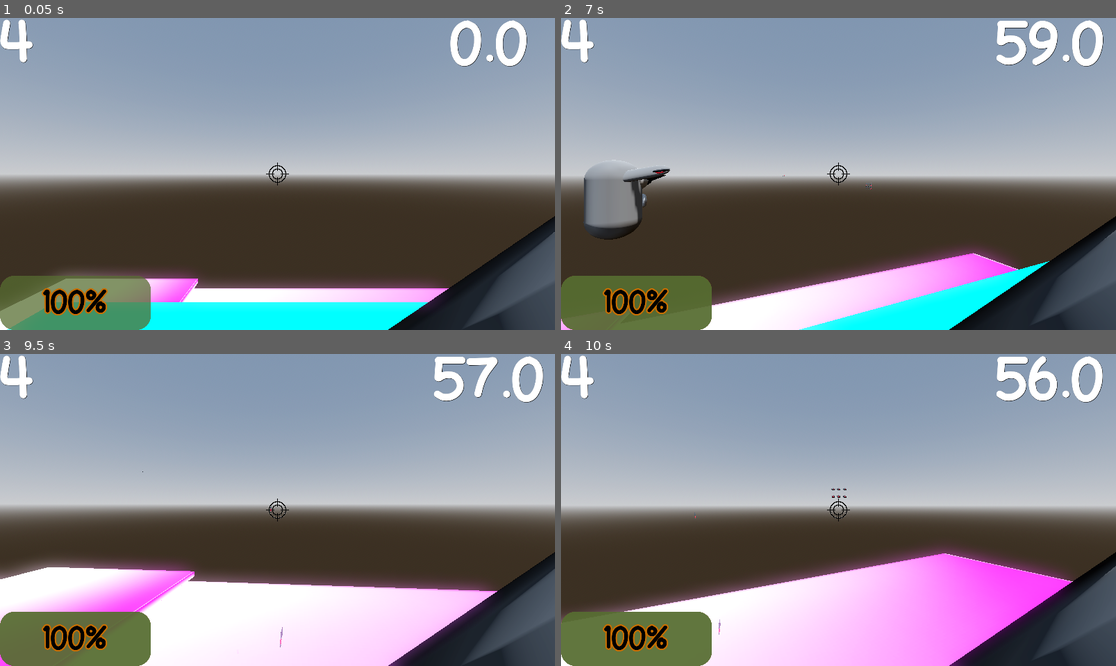
Above: before the commit, frames 1-4 (two rows, left to right).
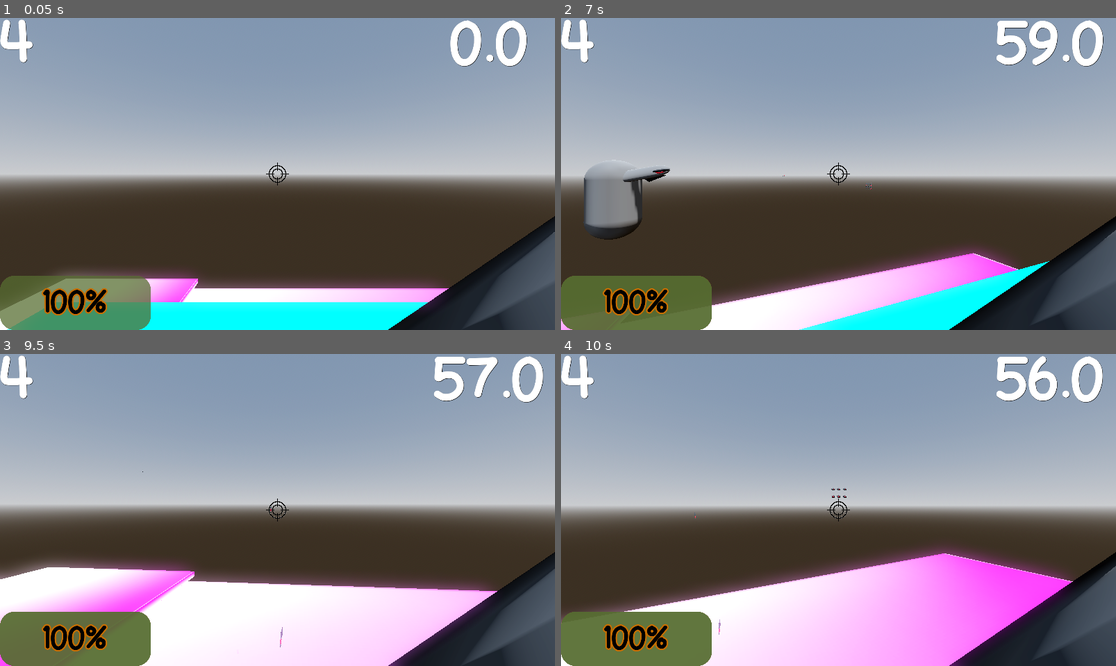
Above: after the commit, the same moments.

Repository: hasofit/NARUTO-FPS-LES-GO
Game: Godot game, scene res://scenes/world.tscn
Same seed, same stepped clock (60 frames per second), same inputs: the game is played once before the commit and once after it.
Inputs (mouse positions are in pixels of both pictures, inside the frame that each line leads up to):
- Up to frame 1 (0.05 s): no input
- Up to frame 2 (7 s): move the mouse to (866, 174) at 0.52 s; hold W (move_forward) 0.53-5.78 s; tap F (Kunai Wall) at 0.6, 5.1 s; tap Space (jump) at 0.77, 1.52, 3.02, 3.77, 4.52, 6.02, 6.77 s; move the mouse to (810, 174) at 1.27 s; tap Q (ShadowClone) at 1.35, 5.85 s; move the mouse to (849, 167) at 2.02 s; tap K (Start) at 2.1, 6.6 s; move the mouse to (832, 180) at 2.77 s; click (832, 180) at 2.85 s; move the mouse to (877, 177) at 3.52 s; tap Shift (sprint) at 3.6 s; move the mouse to (794, 170) at 4.27 s; right-click (794, 170) at 4.35 s; move the mouse to (844, 174) at 5.02 s; move the mouse to (816, 167) at 5.77 s; hold A (move_right) 5.78-6.53 s; move the mouse to (866, 174) at 6.52 s; hold W (move_forward) from 6.53 s (still down)
- Up to frame 3 (9.5 s): move the mouse to (249, 510) at 7.27 s; click (249, 510) at 7.35 s; tap Space (jump) at 7.52, 9.02 s; move the mouse to (288, 503) at 8.02 s; tap Shift (sprint) at 8.1 s; move the mouse to (271, 516) at 8.77 s; release W (move_forward) at 8.78 s; hold D (move_left) from 8.78 s (still down); right-click (271, 516) at 8.85 s
- Up to frame 4 (10 s): move the mouse to (877, 513) at 9.52 s; release D (move_left) at 9.53 s; hold W (move_forward) from 9.53 s (still down); tap F (Kunai Wall) at 9.6 s; tap Space (jump) at 9.77 s

The runs differ from the first frame. In frame 2, less than 0.1% of the frame differs, in the area x 13-17%, y 48-61%; in frame 3, less than 0.1%; in frame 4, less than 0.1%.
Error before the commit: Cannot call method 'start' on a null value. (res://scripts/player.gd:97)
Error after the commit: Cannot call method 'start' on a null value. (res://scripts/player.gd:98)

Commit message:
fixed kunai

Diff:
--- a/scenes/kunai_proj.tscn
+++ b/scenes/kunai_proj.tscn
@@ -8,8 +8,8 @@
 height = 5.52376
 
 [node name="Kunai Proj" type="RigidBody3D"]
-collision_layer = 4
-collision_mask = 4
+collision_layer = 6
+collision_mask = 6
 mass = 0.1
 gravity_scale = 0.0
 lock_rotation = true
--- a/scenes/kunai_wall.tscn
+++ b/scenes/kunai_wall.tscn
@@ -8,8 +8,8 @@
 height = 5.52376
 
 [node name="Kunai Proj" type="RigidBody3D"]
-collision_layer = 4
-collision_mask = 4
+collision_layer = 6
+collision_mask = 6
 mass = 0.1
 gravity_scale = 0.0
 lock_rotation = true
--- a/scenes/player.tscn
+++ b/scenes/player.tscn
@@ -189,7 +189,7 @@
 shape = SubResource("CapsuleShape3D_g2els")
 
 [node name="Left Hand" type="MeshInstance3D" parent="Camera3D"]
-transform = Transform3D(0.16662, -0.0991945, -0.146341, -0.0141317, -0.605031, 0.0629446, -0.0924933, -0.0862515, -0.273239, -0.59482, -0.45481, 0.55997)
+transform = Transform3D(0.16662, -0.0991944, -0.146341, -0.0141317, -0.605031, 0.0629446, -0.0924933, -0.0862515, -0.273239, -0.59482, -0.45481, 0.55997)
 mesh = SubResource("CapsuleMesh_dqkch")
 skeleton = NodePath("../..")
 
@@ -264,12 +264,15 @@
 
 [node name="MOA" type="CSGTorus3D" parent="."]
 transform = Transform3D(0.19, 0, 0, 0, -8.30516e-09, 0.19, 0, -0.19, -8.30516e-09, 0, -0.0868779, -0.528623)
+layers = 512
 
 [node name="InnerEye" type="CSGSphere3D" parent="."]
 transform = Transform3D(0.665, 0, 0, 0, 0.665, 0, 0, 0, 0.665, 0.00385022, 0.493124, -0.310316)
+layers = 512
 
 [node name="OuterEye" type="CSGSphere3D" parent="."]
 transform = Transform3D(0.33, 0, 0, 0, 0.33, 0, 0, 0, 0.33, 0.00385022, 0.493124, -0.544605)
+layers = 512
 material_override = SubResource("StandardMaterial3D_tuyoq")
 
 [connection signal="body_entered" from="Camera3D/Right Hand/Kunai" to="." method="_on_kunai_body_entered"]
--- a/scripts/player.gd
+++ b/scripts/player.gd
@@ -34,6 +34,7 @@
 @export var jump_speed: float = 10.0
 @export var gravity: float = 30.0
 @export var world: Node3D
+@export var sens = 0.2
 var is_sprinting := false
 var enemies_count = 0
 var New_Clone
@@ -86,8 +87,8 @@
 
 func _unhandled_input(event: InputEvent) -> void:
 	if event is InputEventMouseMotion:
-		rotation_degrees.y -= event.relative.x * 0.2
-		%Camera3D.rotation_degrees.x -= event.relative.y * 0.1
+		rotation_degrees.y -= event.relative.x * sens
+		%Camera3D.rotation_degrees.x -= event.relative.y * (sens / 2)
 		%Camera3D.rotation_degrees.x = clamp(%Camera3D.rotation_degrees.x, -60.0, 60.0)
 	elif event.is_action_pressed("ui_cancel"):
 		Input.set_mouse_mode(Input.MOUSE_MODE_VISIBLE)
